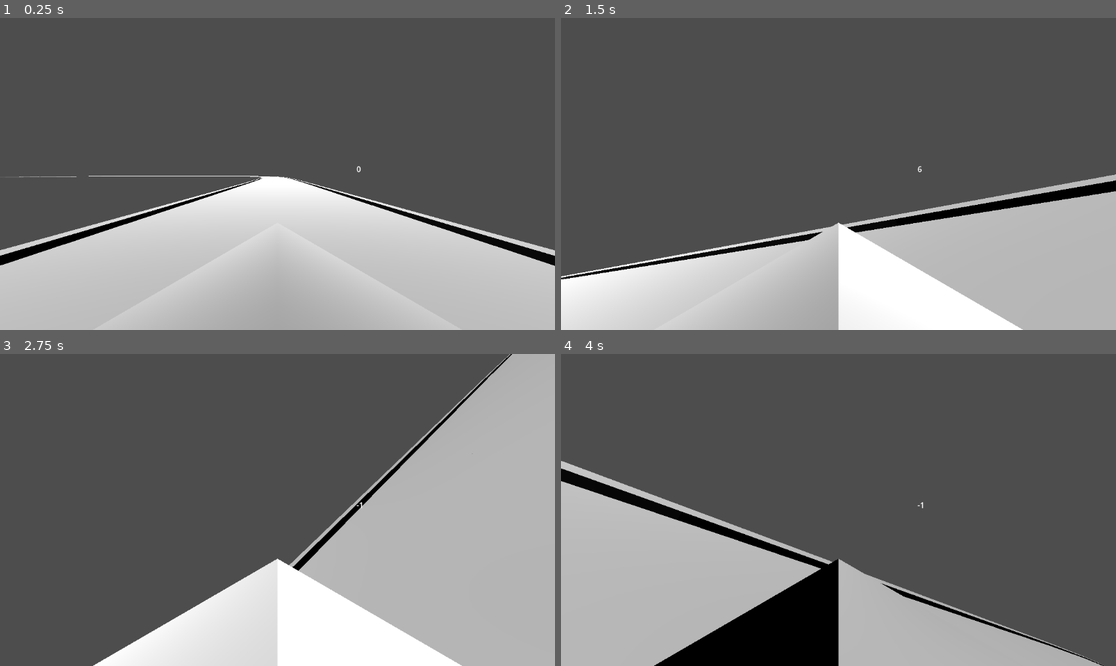
Above: before the commit, frames 1-4 (two rows, left to right).
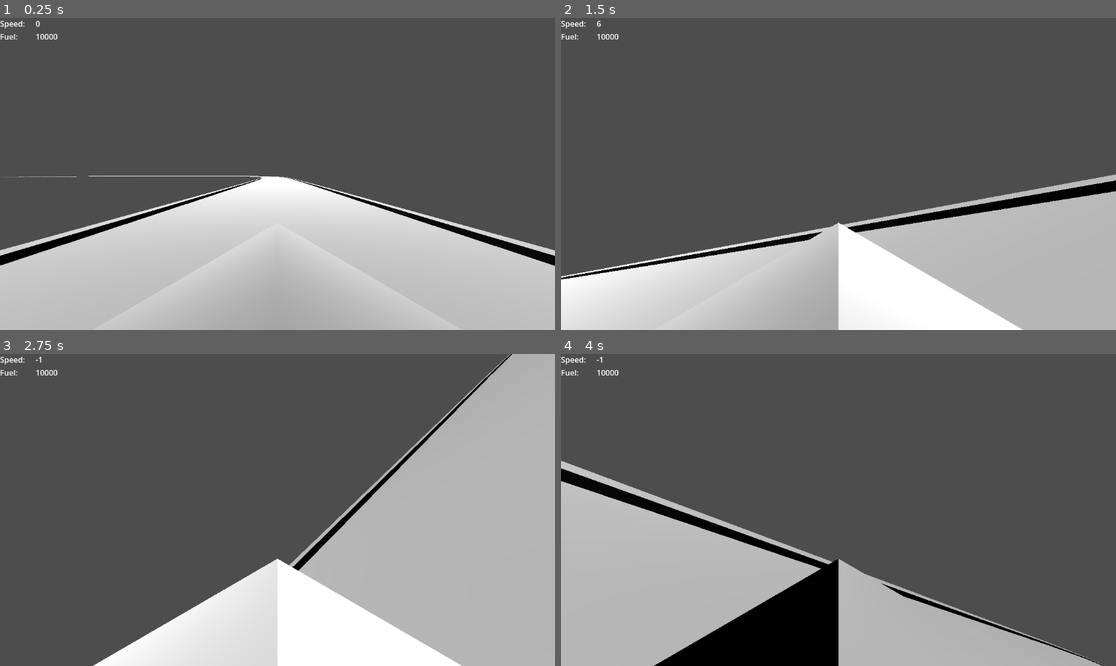
Above: after the commit, the same moments.

Repository: pjimenez1502/Grav_Racer
Game: Godot game, scene res://Component/UI/Main.tscn
The game is run twice, just before and just after one commit, with the same random seed, the same clock (stepped at 60 frames per second) and the same inputs.
Inputs (mouse positions are in pixels of both pictures, inside the frame that each line leads up to):
- Up to frame 1 (0.25 s): no input
- Up to frame 2 (1.5 s): tap Enter at 0.5 s; move the mouse to (960, 158) at 0.52 s; hold D (TURN_RIGHT) 0.53-1.25 s; hold Space (BURNER) 0.53-1.25 s; click (960, 158) at 0.67 s; drag from (727, 189) to (810, 236) at 1.27 s
- Up to frame 3 (2.75 s): move the mouse to (333, 441) at 2.02 s; hold D (TURN_RIGHT) from 2.03 s (still down); tap Tab at 2.1 s
- Up to frame 4 (4 s): release D (TURN_RIGHT) at 2.75 s; drag from (810, 572) to (672, 463) at 2.77 s; move the mouse to (1005, 556) at 3.52 s; hold A (TURN_LEFT) from 3.53 s (still down); tap Delete at 3.6 s

The runs differ from the first frame. In frame 1, 0.1% of the frame differs, in the area x 0-66%, y 0-50%; in frame 2, 0.1%; in frame 3, 0.1%; in frame 4, 0.1%.

Commit message:
Fuel, Refactoring

Diff:
--- a/Component/Ships/Ship Components/ShipBodywork.gd
+++ b/Component/Ships/Ship Components/ShipBodywork.gd
@@ -3,27 +3,32 @@
 
 var ship_rb : RigidBody3D
 
-@export var sideslip_drag_power : float = 100
-@export var turning_power : float = 100
+@export var sideslip_drag_power : int = 100
+@export var turning_power : int = 100
 
-func bodywork_drag(sideslip: float) -> void:
+func bodywork(sideslip: float, turn_axis: float, speed: float, ship_mesh: Node3D) -> Dictionary[String, float]:
+
+	var sidedrag : float = bodywork_drag(sideslip)
+	turning(turn_axis, speed, ship_mesh)
+
+	#print("#BODYWORKDRAG: ", sidedrag)
+	return {"sidedrag": sidedrag}
+
+func bodywork_drag(sideslip: float) -> float:
 	#var sideslip : float = ship_rb.global_transform.basis.x.dot(ship_rb.linear_velocity)
 	var sidedrag : float = (sideslip_drag_power) * (sideslip**2 / 2) / 150 * -sign(sideslip)
 	ship_rb.apply_force(ship_rb.transform.basis.x * sidedrag)
 	ship_rb.apply_force(-ship_rb.transform.basis.z * abs(sidedrag / 8))
 
-	#print("#BODYWORKDRAG: ", sidedrag)
+	return sidedrag
 
 func turning(turn_axis: float, forward_speed: float, ship_mesh: Node3D) -> void:
 	var turn_power : float = turning_power * 10 * turn_axis
+	var speed_turn_deficit : float = 1 - forward_speed / 200
 
-	#var forward_speed : float = -ship_rb.global_transform.basis.z.dot(ship_rb.linear_velocity)
-	var speed_turn_deficit : float = 1 - forward_speed / 200
 	ship_rb.apply_torque(-ship_rb.transform.basis.y * turn_power * speed_turn_deficit)
-	#print(-ship_rb.transform.basis.y * turn_power * speed_turn_deficit)
+	turning_bank(turn_axis, speed_turn_deficit, ship_mesh)
 	#print(speed_turn_deficit)
-
-	turning_bank(turn_axis, speed_turn_deficit, ship_mesh)
 
 func turning_bank(turn_axis: float, speed_turn_deficit: float, ship_mesh: Node3D) -> void:
 	ship_mesh.rotation.z = lerp_angle(ship_mesh.rotation.z, -deg_to_rad(40 * turn_axis * speed_turn_deficit), .05)
--- a/Component/Ships/Ship Components/ShipBrakes.gd
+++ b/Component/Ships/Ship Components/ShipBrakes.gd
@@ -3,9 +3,9 @@
 
 var ship_rb : RigidBody3D
 
-@export var brake_power : float = 100
+@export var brake_power : int = 100
 
-func braking(brake: float, forward_speed: float) -> void:
+func braking(brake: float, forward_speed: float) -> Dictionary[String, float]:
 	#var forward_speed : float = -ship_rb.global_transform.basis.z.dot(ship_rb.linear_velocity)
 	var power : float
 	if forward_speed > 0:
@@ -15,4 +15,6 @@
 		power = brake_power * 0.2 * brake
 		ship_rb.apply_force(ship_rb.transform.basis.z * power)
 
+	return {"power": power}
+
 	#print("#BRAKEPOWER: ", power)
--- a/Component/Ships/Ship Components/ShipBurner.gd
+++ b/Component/Ships/Ship Components/ShipBurner.gd
@@ -3,10 +3,11 @@
 
 var ship_rb : RigidBody3D
 
-@export var burner_power : float = 100
+@export var burner_power : int = 100
 
-func thrust(burn: float) -> void:
+func thrust(burn: float) -> Dictionary[String, float]:
 	var power : float = burner_power * 0.4 * burn
 	ship_rb.apply_force(-ship_rb.transform.basis.z * power)
 
+	return {"power": power}
 	#print("#BURNERPOWER: ", -ship_rb.transform.basis.z * power)
--- a/Component/Ships/Ship Components/ShipChasis.gd
+++ b/Component/Ships/Ship Components/ShipChasis.gd
@@ -3,11 +3,33 @@
 
 var ship_rb : RigidBody3D
 
-@export var drag_power : float = 100
+@export var drag_power : int = 100
+@export var fuel_capacity : int = 100
 
-func chasis_drag(forward_speed: float) -> void:
+var tank_capacity : int
+var current_fuel : int
+
+func chasis(speed: float, fuel_burn: float) -> Dictionary[String, float]:
+	var drag : float = chasis_drag(speed)
+	var current_fuel : int = fuel_burn(fuel_burn)
+
+	return {"drag": drag, "fuel": current_fuel}
+
+func chasis_drag(forward_speed: float) -> float:
 	#var forward_speed : float = -ship_rb.global_transform.basis.z.dot(ship_rb.linear_velocity)
 	var forward_drag : float = (drag_power) * (forward_speed**2 / 2) / 1000000
 	ship_rb.apply_force(ship_rb.transform.basis.z * -forward_drag)
 
+	return forward_drag
 	#print("#CHASISDRAG: ", forward_drag)
+
+func fuel_setup() -> void:
+	tank_capacity = fuel_capacity * 100
+	current_fuel = tank_capacity
+
+func refuel() -> void:
+	current_fuel = tank_capacity
+
+func fuel_burn(fuel_burn: float) -> int:
+	current_fuel -= fuel_burn
+	return current_fuel
--- a/Component/Ships/Ship Components/ShipEngine.gd
+++ b/Component/Ships/Ship Components/ShipEngine.gd
@@ -3,10 +3,15 @@
 
 var ship_rb : RigidBody3D
 
-@export var engine_power : float = 100
+@export var engine_power : int = 100
+@export var fuel_efficiency: int = 100
 
-func thrust(throttle: float) -> void:
-	var power : float = engine_power * 2 * throttle
+func thrust(throttle: float) -> Dictionary[String, float]:
+	var power : float = engine_power * 3 * throttle
 	ship_rb.apply_force(-ship_rb.transform.basis.z * power)
 
-	#print("#ENGINEPOWER: ", -ship_rb.transform.basis.z * power)
+	var fuel_flow: float = throttle * (100 + (100-fuel_efficiency) * 2) / 100
+	return {"power": power, "fuel_flow": fuel_flow}
+
+	#print("#ENGINEPOWER: ", power)
+	#print("#FUELFLOW: ", fuel_flow)
--- a/Component/Ships/Ship Components/Telemetry.gd
+++ b/Component/Ships/Ship Components/Telemetry.gd
@@ -3,6 +3,8 @@
 
 @export var ship_rb : RigidBody3D
 @export var telemetry_print : bool
+
+var fuel: int
 
 func _physics_process(delta: float) -> void:
 	if !telemetry_print:
@@ -14,12 +16,13 @@
 	pass
 
 func telemetry_speedometer() -> float:
-	#return ship_rb.linear_velocity
 	return -ship_rb.transform.basis.z.dot(ship_rb.linear_velocity.normalized()) * ship_rb.linear_velocity.length()
 
 func telemetry_sideslip() -> float:
-
 	return ship_rb.transform.basis.x.dot(ship_rb.linear_velocity.normalized()) * ship_rb.linear_velocity.length()
 
-func telemetry_fuel() -> float:
-	return 0
+func update_fuel(_fuel: int) -> void:
+	fuel = _fuel
+
+func telemetry_fuel() -> int:
+	return fuel
--- a/Component/Ships/Test_Ship/ShipComponents.gd
+++ b/Component/Ships/Test_Ship/ShipComponents.gd
@@ -27,12 +27,13 @@
 	brakes.ship_rb = ship_rb
 	bodywork.ship_rb = ship_rb
 
+	chasis.fuel_setup()
+
 func ship_running() -> void:
-	engine.thrust(player_input.get_throttle())
-	burner.thrust(player_input.get_burner())
+	var engine_telemetry : Dictionary = engine.thrust(player_input.get_throttle())
+	var burner_telemetry : Dictionary = burner.thrust(player_input.get_burner())
+	var chasis_telemetry : Dictionary = chasis.chasis(telemetry.telemetry_speedometer(), engine_telemetry["fuel_flow"])
+	var bodywork_telemetry : Dictionary = bodywork.bodywork(telemetry.telemetry_sideslip(), player_input.get_turn_axis(), telemetry.telemetry_speedometer(), ship_mesh)
+	var brakes_telemetry : Dictionary = brakes.braking(player_input.get_brake(), telemetry.telemetry_speedometer())
 
-	chasis.chasis_drag(telemetry.telemetry_speedometer())
-	bodywork.bodywork_drag(telemetry.telemetry_sideslip())
-	bodywork.turning(player_input.get_turn_axis(), telemetry.telemetry_speedometer(), ship_mesh)
-
-	brakes.braking(player_input.get_brake(), telemetry.telemetry_speedometer())
+	telemetry.update_fuel(chasis_telemetry["fuel"])
--- a/Component/Ships/Test_Ship/test_ship.tscn
+++ b/Component/Ships/Test_Ship/test_ship.tscn
@@ -65,7 +65,7 @@
 mesh = SubResource("ArrayMesh_i06c7")
 skeleton = NodePath("")
 
-[node name="Camera3D2" type="Camera3D" parent="SHIP"]
+[node name="First Person Camera" type="Camera3D" parent="SHIP"]
 transform = Transform3D(1, 0, 0, 0, 1, 5.96046e-08, 0, -5.96046e-08, 1, 0, 1.07755, 0.232021)
 current = true
 
@@ -100,7 +100,7 @@
 [node name="CameraPivot" type="Node3D" parent="."]
 transform = Transform3D(1, 0, 0, 0, 0.984808, 0.173648, 0, -0.173648, 0.984808, 0, 10, 20)
 
-[node name="Camera3D" type="Camera3D" parent="CameraPivot" node_paths=PackedStringArray("target")]
+[node name="Third Person Camera" type="Camera3D" parent="CameraPivot" node_paths=PackedStringArray("target")]
 transform = Transform3D(1, 0, 0, 0, 1, 0, 0, 0, 1, 0, 4.5, 20)
 top_level = true
 script = ExtResource("3_3giqs")
--- a/Component/UI/RaceUI.gd
+++ b/Component/UI/RaceUI.gd
@@ -3,8 +3,9 @@
 
 @export var player_ship: ShipComponents
 
-
-@onready var speed_value: Label = %SpeedValue
+@onready var speed_value: Label = %"Speed Value"
+@onready var fuel_value: Label = %"Fuel Value"
 
 func _physics_process(delta: float) -> void:
 	speed_value.text = str(int(player_ship.telemetry.telemetry_speedometer() * 3.6))
+	fuel_value.text = str(int(player_ship.telemetry.telemetry_fuel()))
--- a/Component/UI/RaceUI.tscn
+++ b/Component/UI/RaceUI.tscn
@@ -11,11 +11,33 @@
 grow_vertical = 2
 script = ExtResource("1_m0s8s")
 
-[node name="SpeedValue" type="Label" parent="."]
+[node name="DebugData" type="VBoxContainer" parent="."]
+layout_mode = 0
+offset_right = 140.0
+offset_bottom = 23.0
+
+[node name="Speed" type="HBoxContainer" parent="DebugData"]
+layout_mode = 2
+
+[node name="Speed Label" type="Label" parent="DebugData/Speed"]
+custom_minimum_size = Vector2(70, 0)
+layout_mode = 2
+text = "Speed: "
+
+[node name="Speed Value" type="Label" parent="DebugData/Speed"]
 unique_name_in_owner = true
-layout_mode = 0
-offset_left = 740.0
-offset_top = 302.0
-offset_right = 780.0
-offset_bottom = 325.0
+layout_mode = 2
 text = "100"
+
+[node name="Fuel" type="HBoxContainer" parent="DebugData"]
+layout_mode = 2
+
+[node name="Fuel Label" type="Label" parent="DebugData/Fuel"]
+custom_minimum_size = Vector2(70, 0)
+layout_mode = 2
+text = "Fuel: "
+
+[node name="Fuel Value" type="Label" parent="DebugData/Fuel"]
+unique_name_in_owner = true
+layout_mode = 2
+text = "100"
